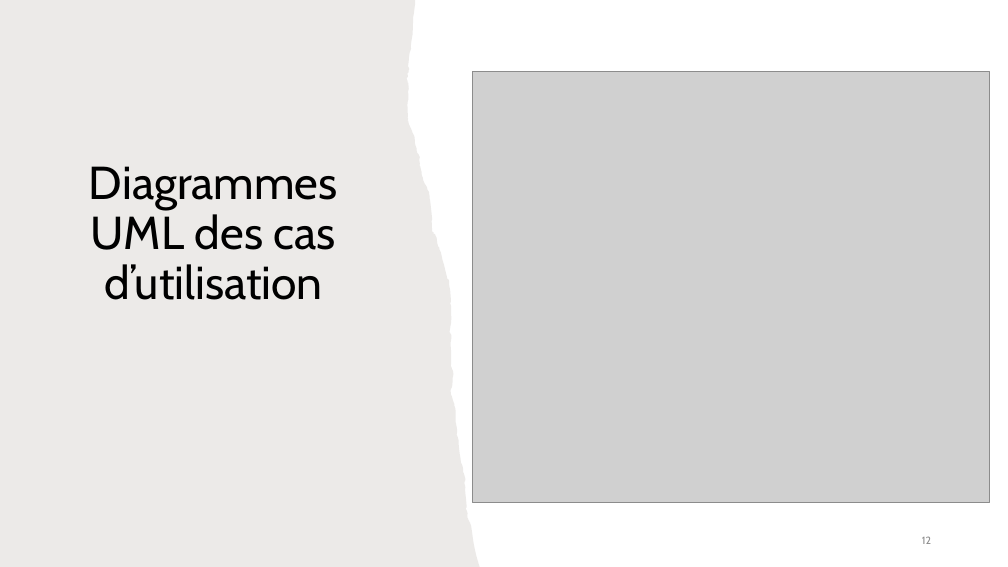
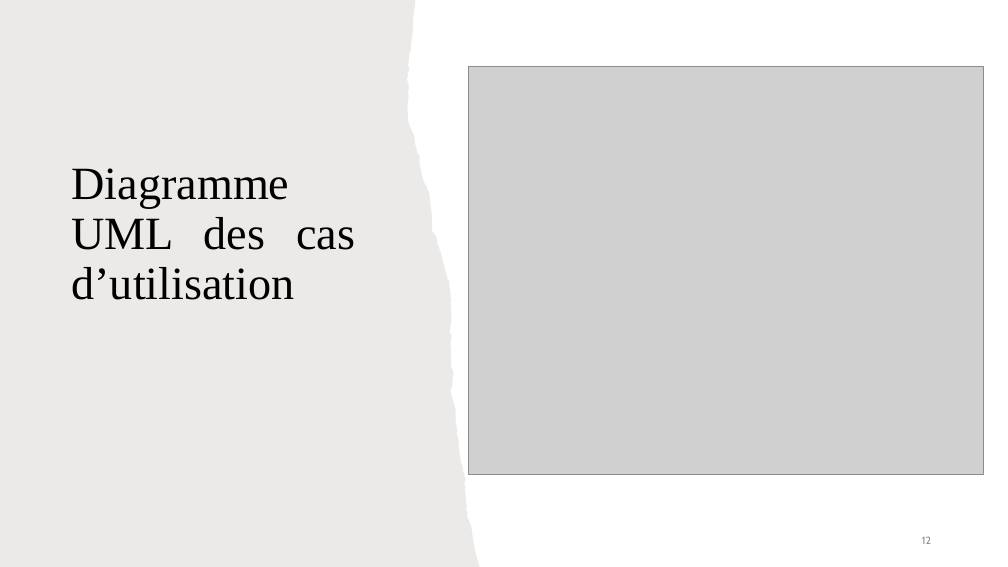
Before and after one commit to manelbenhamouda/projets-CDA, a slide deck: slide 12 of Diaporama_Haldan.pptx. Drawn at 1008x567 pixels with LibreOffice and Linux fonts; fonts in the diff are those of the drawing; grey boxes stand for pictures. Boxes give left, top, right and bottom in pixels: in the first picture for what was removed or moved away, otherwise in the second. Text is boxed around its words. In the diff, an @@ line names an element or a change of style, - is before the commit and + after.

```diff
--- a/Diaporama_Haldan.pptx
+++ b/Diaporama_Haldan.pptx
@@ picture: place and size @@
-picture at bbox=[473, 72, 991, 503]
+picture at bbox=[469, 67, 984, 475]
@@ title at bbox=[71, 168, 355, 300]: text changed; font Cabin to Times New Roman @@
-Diagrammes UML des cas d’utilisation
+Diagramme UML des cas d’utilisation
```
Also in this commit, not shown: 12 other slides changed, 2 slides added, 1 slide removed.
